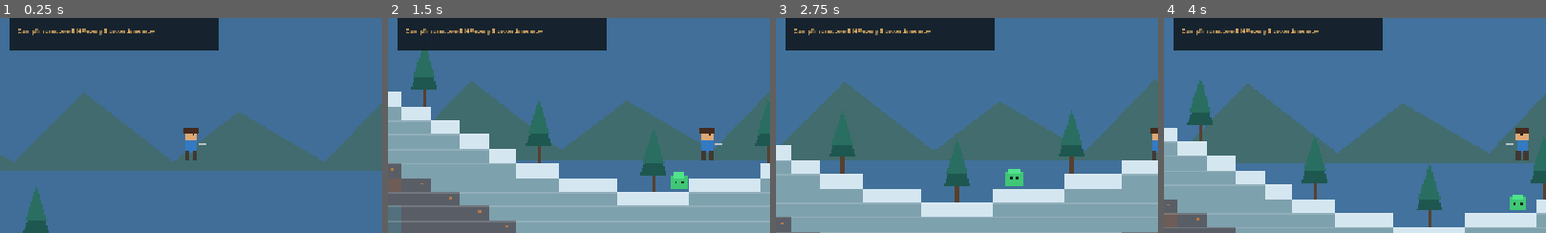
Above: before the commit, frames 1-4 (left to right).
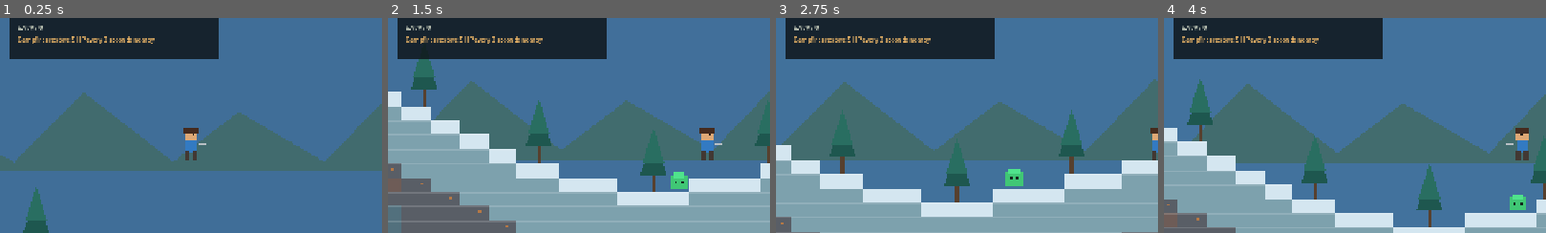
Above: after the commit, the same moments.

Repository: filesgloom-png/DEEPWILD-Shattered-Lands
Game: Godot game, scene res://scenes/main.tscn
Same seed, same stepped clock (60 frames per second), same inputs: the game is played once before the commit and once after it.
Inputs (mouse positions are % of the whole screen's width and height, from its top left):
- Up to frame 1 (0.25 s): no input
- Up to frame 2 (1.5 s): tap Enter (ui_accept) at 0.5, 0.77 s; move the mouse to (72, 45) at 0.52 s; hold Right (ui_right) 0.53-1.25 s; hold E 0.53-1.25 s; click (72, 45) at 0.67 s; drag from (30, 55) to (45, 70) at 1.27 s
- Up to frame 3 (2.75 s): move the mouse to (60, 28) at 2.02 s; hold Right (ui_right) from 2.03 s (still down); tap X at 2.1 s
- Up to frame 4 (4 s): release Right (ui_right) at 2.75 s; drag from (45, 70) to (20, 35) at 2.77 s; move the mouse to (80, 65) at 3.52 s; hold Left (ui_left) from 3.53 s (still down); tap F at 3.6 s; tap Enter (ui_accept) at 3.77 s
The pictures show only the part of the screen within x 0-50%, y 17-67%; the shares and areas given below are measured in that part.

The runs differ from the first frame. In frame 1, 3.3% of the frame differs, in the area x 2-58%, y 3-20%; in frame 2, 3.3%; in frame 3, 3.3%; in frame 4, 3.3%.

Commit message:
Add craftable healing salve consumable

Diff:
--- a/scripts/main.gd
+++ b/scripts/main.gd
@@ -22,8 +22,8 @@
 var mine_requested := false
 var attack_requested := false
 const MAX_STACK := 99
-const RECIPES := ["Torch", "Planks", "Campfire"]
-var inventory := {"Wood": 0, "Stone": 0, "Copper": 0, "Dirt": 0, "Sand": 0, "Snow": 0, "Torch": 0, "Planks": 0, "Campfire": 0, "Wild Essence": 0}
+const RECIPES := ["Torch", "Planks", "Campfire", "Healing Salve"]
+var inventory := {"Wood": 0, "Stone": 0, "Copper": 0, "Dirt": 0, "Sand": 0, "Snow": 0, "Torch": 0, "Planks": 0, "Campfire": 0, "Wild Essence": 0, "Healing Salve": 0}
 var world_blocks: Dictionary = {}
 var harvested_trees: Dictionary = {}
 var tree_health: Dictionary = {}
@@ -374,6 +374,20 @@
 		placed_objects[object_key] = recipe
 		message = recipe + " placed"
 		message_timer = 1.5
+	elif recipe == "Healing Salve":
+		if int(inventory.get("Healing Salve", 0)) <= 0:
+			message = "No Healing Salve in inventory"
+			message_timer = 1.5
+			return
+		if health >= 100:
+			message = "Health is already full"
+			message_timer = 1.5
+			return
+		_remove_item("Healing Salve", 1)
+		var old_health: int = health
+		health = mini(100, health + 35)
+		message = "Healing Salve: +%d HP" % (health - old_health)
+		message_timer = 1.8
 	elif recipe == "Planks":
 		if int(inventory.get("Planks", 0)) <= 0:
 			message = "No Planks in inventory"
@@ -463,6 +477,17 @@
 				message = "Campfire crafted"
 		else:
 			message = "Campfire: need 4 Wood + 3 Stone"
+	elif recipe == "Healing Salve":
+		if int(inventory["Wild Essence"]) >= 2 and int(inventory["Wood"]) >= 1:
+			if int(inventory["Healing Salve"]) >= MAX_STACK:
+				message = "Healing Salve stack full"
+			else:
+				_remove_item("Wild Essence", 2)
+				_remove_item("Wood", 1)
+				_add_item("Healing Salve", 1)
+				message = "Healing Salve crafted"
+		else:
+			message = "Salve: need 2 Essence + 1 Wood"
 	message_timer = 1.8
 
 func _draw() -> void:
@@ -590,7 +615,7 @@
 		draw_rect(Rect2(p.x + 4, p.y - 5, 4, 5), Color(0.08, 0.15, 0.12))
 
 func _draw_hud(size: Vector2) -> void:
-	draw_rect(Rect2(16, 16, 350, 164), Color(0.055, 0.08, 0.10, 0.84))
+	draw_rect(Rect2(16, 16, 350, 178), Color(0.055, 0.08, 0.10, 0.84))
 	draw_string(ThemeDB.fallback_font, Vector2(30, 42), "DEEPWILD", HORIZONTAL_ALIGNMENT_LEFT, -1, 22, Color(0.91, 0.83, 0.57))
 	draw_string(ThemeDB.fallback_font, Vector2(30, 65), "HP", HORIZONTAL_ALIGNMENT_LEFT, -1, 14, Color.WHITE)
 	draw_rect(Rect2(62, 52, 150, 15), Color(0.28, 0.15, 0.16))
@@ -598,7 +623,8 @@
 	draw_string(ThemeDB.fallback_font, Vector2(30, 91), "WOOD %d STONE %d COPPER %d" % [inventory["Wood"], inventory["Stone"], inventory["Copper"]], HORIZONTAL_ALIGNMENT_LEFT, -1, 12, Color(0.88, 0.90, 0.82))
 	draw_string(ThemeDB.fallback_font, Vector2(30, 108), "DIRT %d SAND %d SNOW %d TORCH %d" % [inventory["Dirt"], inventory["Sand"], inventory["Snow"], inventory["Torch"]], HORIZONTAL_ALIGNMENT_LEFT, -1, 11, Color(0.88, 0.90, 0.82))
 	draw_string(ThemeDB.fallback_font, Vector2(30, 126), "PLANKS %d  CAMPFIRE %d  ESSENCE %d" % [inventory["Planks"], inventory["Campfire"], inventory["Wild Essence"]], HORIZONTAL_ALIGNMENT_LEFT, -1, 11, Color(0.88, 0.90, 0.82))
-	draw_string(ThemeDB.fallback_font, Vector2(30, 151), "Campfires restore 5 HP every 3 seconds nearby", HORIZONTAL_ALIGNMENT_LEFT, -1, 10, Color(0.98, 0.75, 0.42))
+	draw_string(ThemeDB.fallback_font, Vector2(30, 145), "SALVE %d" % inventory["Healing Salve"], HORIZONTAL_ALIGNMENT_LEFT, -1, 11, Color(0.88, 0.90, 0.82))
+	draw_string(ThemeDB.fallback_font, Vector2(30, 165), "Campfires restore 5 HP every 3 seconds nearby", HORIZONTAL_ALIGNMENT_LEFT, -1, 10, Color(0.98, 0.75, 0.42))
 	draw_string(ThemeDB.fallback_font, Vector2(size.x - 18, 49), "RECIPE: " + RECIPES[craft_recipe_index].to_upper(), HORIZONTAL_ALIGNMENT_RIGHT, -1, 12, Color(1.0, 0.91, 0.69))
 	draw_string(ThemeDB.fallback_font, Vector2(size.x - 18, 28), "DAY %d  •  %s" % [day_count, biome_at(int(player.x / TILE)).to_upper()], HORIZONTAL_ALIGNMENT_RIGHT, -1, 14, Color.WHITE)
 	if message_timer > 0.0:
